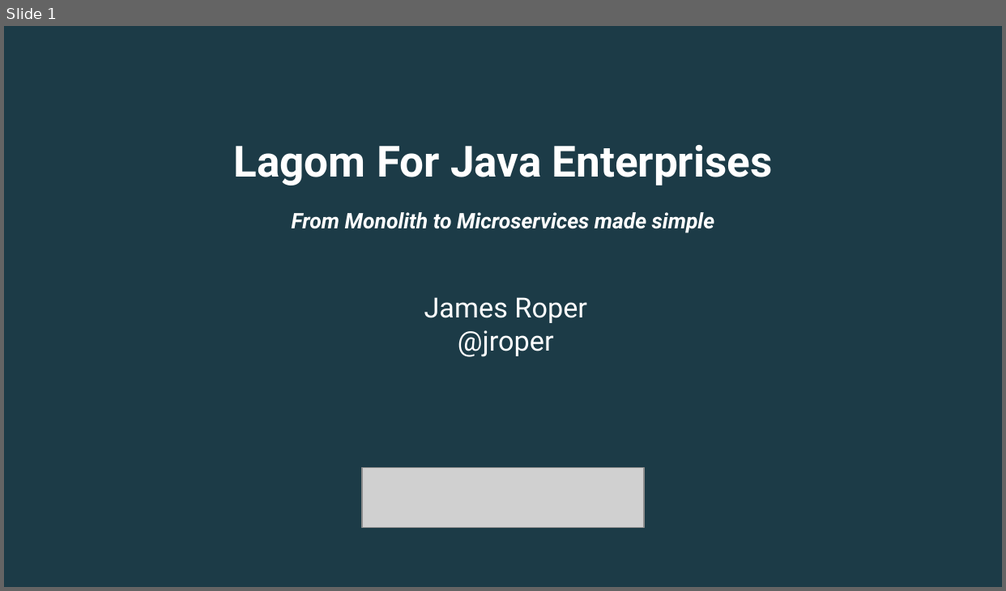
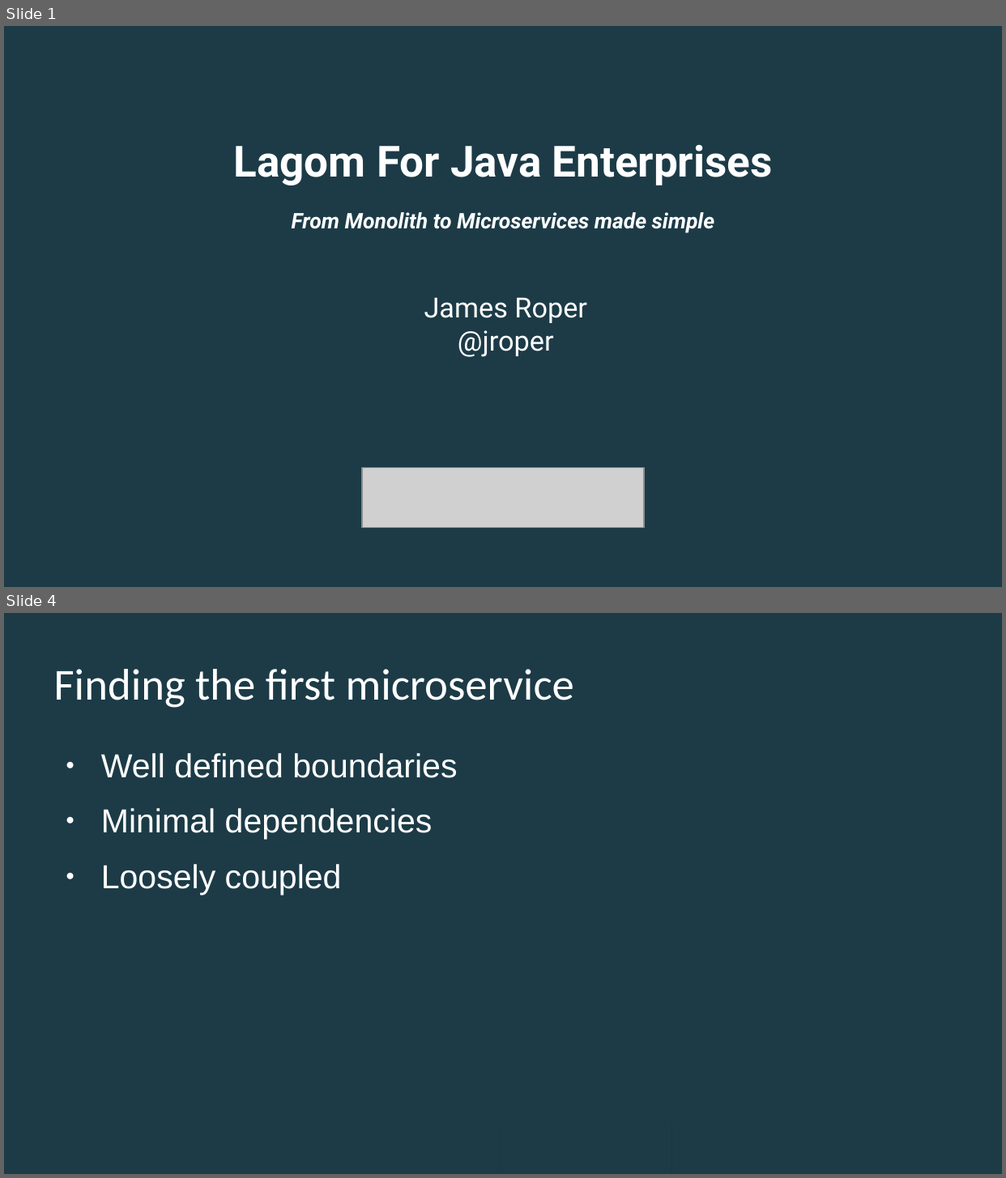
Before and after one commit to jroper/lagom-monolith-presentation, a slide deck: presentation/microservice-to-monolith.odp. Shown one above the other, each under a label of ours: slide 1 before the commit, slides 1 and 4 after it; the slides between them are not shown. The pictures are 1006x591 and 1006x1178 pixels, drawn with LibreOffice and Linux fonts; fonts in the diff are those of the drawing; grey boxes stand for pictures; background and template pictures are left out. Boxes give left, top, right and bottom in pixels: in the first picture for what was removed or moved away, otherwise in the second. Text is boxed around its words. In the diff, an @@ line names an element or a change of style, - is before the commit and + after.

```diff
--- a/presentation/microservice-to-monolith.odp
+++ b/presentation/microservice-to-monolith.odp
@@ slide 4 added at (4, 613, 1002, 1174), background #1C3B47 @@
@@ title added at (54, 669, 574, 708), 32 pt, text #FFFFFF @@
+Finding the first microservice
@@ text added at (101, 753, 457, 895), 24 pt, text #FFFFFF @@
+● Well defined boundaries
+● Minimal dependencies
+● Loosely coupled
@@ rectangle added at (4, 1121, 671, 1174), fill #1C3B47 @@
@@ rectangle added at (4, 1121, 499, 1174), fill #1C3B47 @@
```
Also in this commit, not shown: 1 slide changed, 10 other slides added, 2 slides removed.
